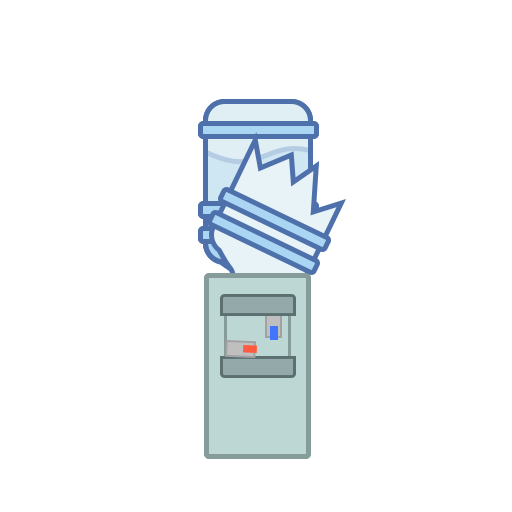
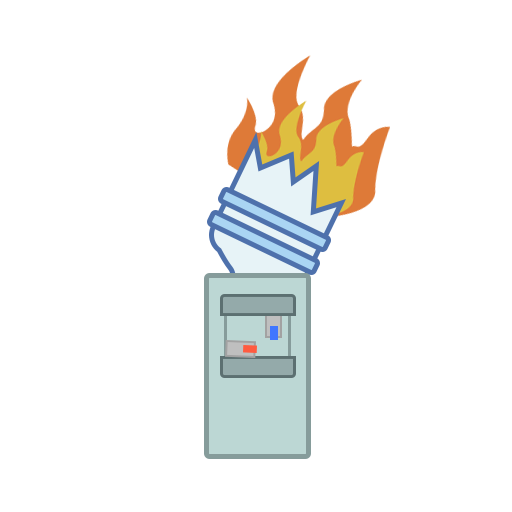
Revision of a layered 512×512 image; what changed, layer by layer:
added layer "Fire" in group "WaterCooler_Damage_2" over [226, 55, 390, 217]
hid group "WaterCooler_Damage_1" (14 layers) over [198, 99, 319, 459]
hid group "WaterCooler_Pristine" (14 layers) over [198, 99, 319, 459]
